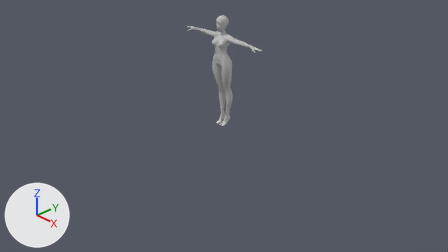
Renders of the Blender file character/NewCharacter.blend from each side of a commit.
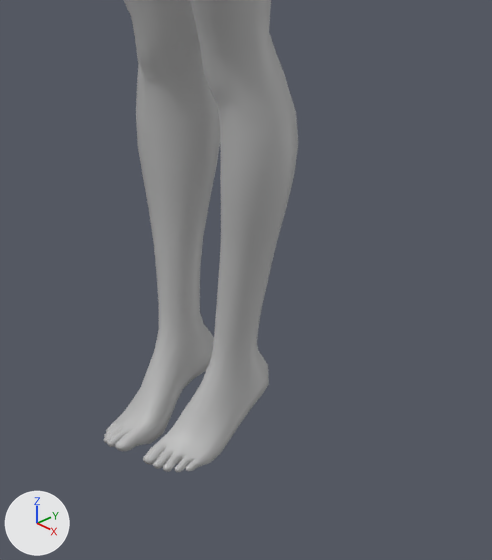
The first picture shows the older version from the file's camera 'Camera'. The close-ups show the older and then the newer version on the part from 46% to 56% of the width and 34% to 53% of the height of that picture. Only the edits that show in the close-ups are written down. The axes (+X, +Y, +Z) are drawn at lower left. The lights are the same throughout.

In view in the first close-up: 'Body'.
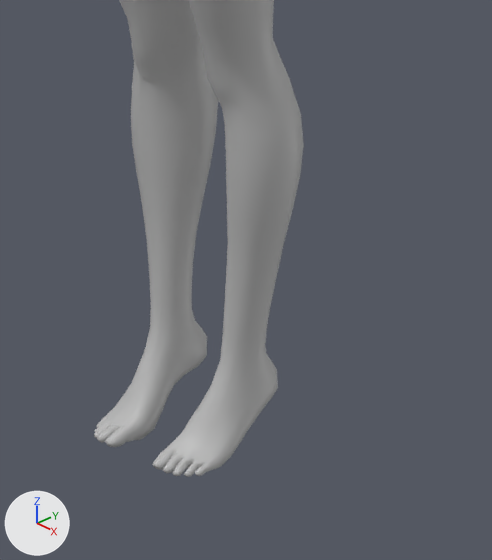
Boxes [x1, y1, x2, y2] around the edits, measured in the close-ups (492 x 560 px; the box of a moved part takes in the faces that stretch with it):
'Body', reshaped, modifiers changed: before [103, 0, 298, 472]; after [94, 0, 304, 477]
part 1 of me_mesh, moved or reshaped: before [190, 0, 277, 80]; after [119, 0, 281, 84]
part 2 of me_mesh, moved or reshaped: before [204, 54, 298, 278]; after [131, 48, 304, 281]
part 3 of me_mesh, moved or reshaped: before [143, 241, 277, 472]; after [94, 207, 284, 477]

What the commit changed:
me_mesh has 5249 vertices, 5388 faces and spans x -93.0..90.0, y -100.0..100.0, z -15.0..14.0.
me_mesh is used by ob_body; parent ob_girl_base; location (0.0, 0.0, 0.0).
me_mesh part 1: 26 of the vertices in x 2.0..15.0, y -35.0..-17.0, z -10.0..4.0 are moved by (1.0, -1.0, 0.0).
me_mesh part 2: 79 of the vertices in x 3.0..15.0, y -64.0..-33.0, z -15.0..0.0 are moved by (1.0, 0.0, 0.0).
me_mesh part 3: 399 of the vertices in x 1.0..12.0, y -100.0..-64.0, z -13.0..10.0 are moved by (2.0, 0.0, 0.0).
Object 'Body' (ob_body) gains a MIRROR modifier named 'Mirror'.
Modifier setting: use_bisect_axis = (True, False, False).
